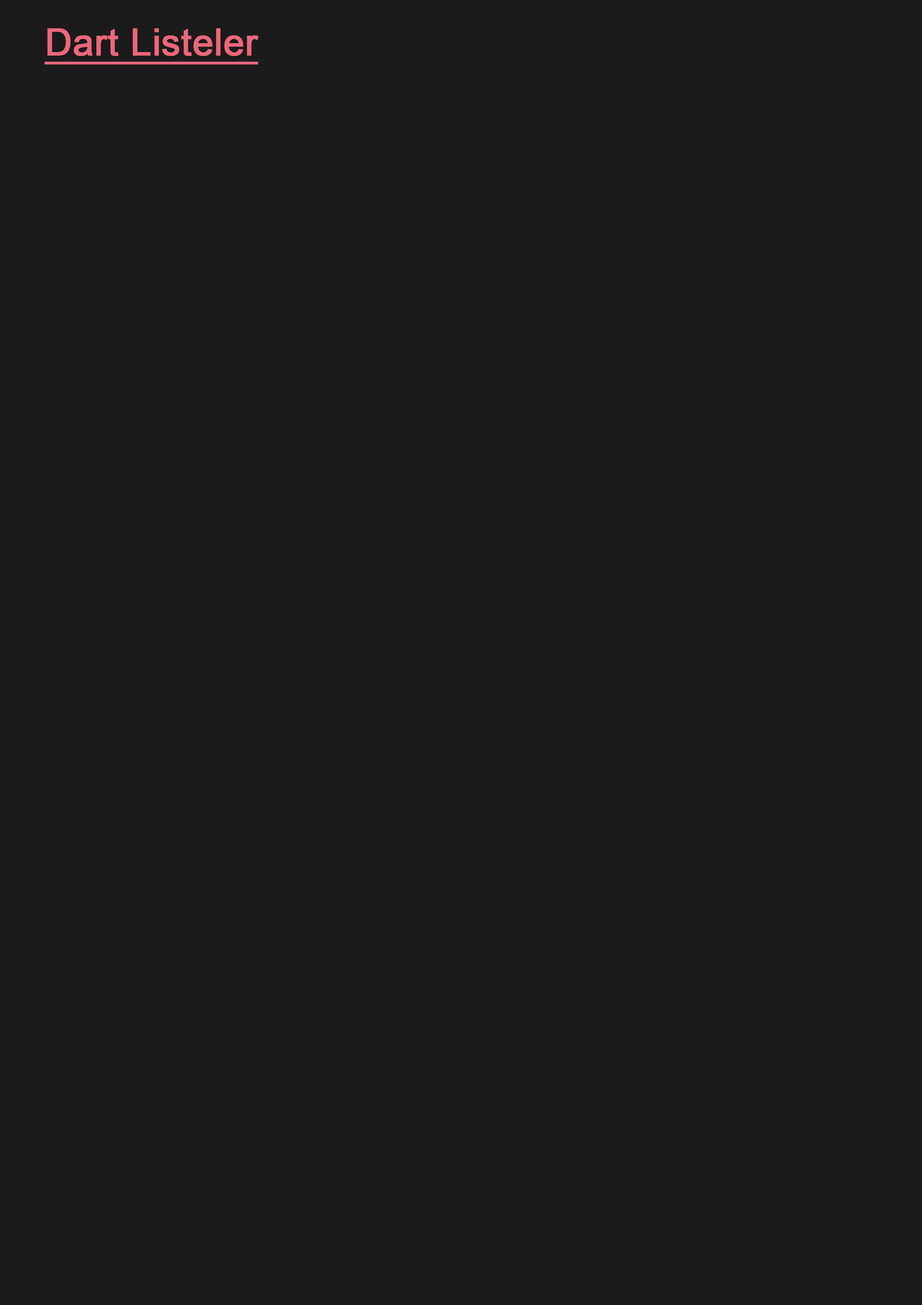
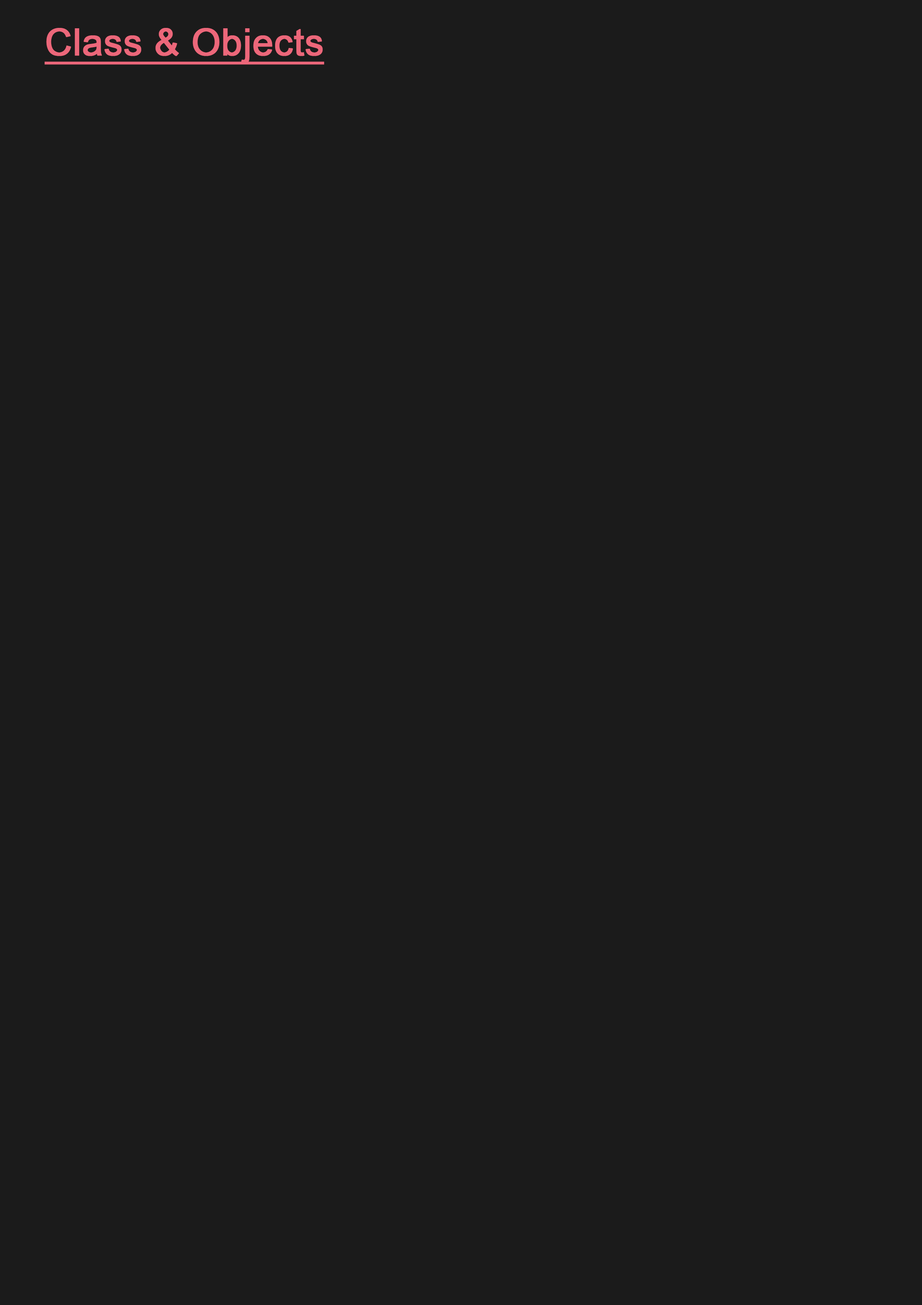
The second 922 x 1305 image is a revision of the first. Changes to its layers:
renamed "Dart Listeler" to "Class & Objects", painted on it over [46, 27, 325, 65]
